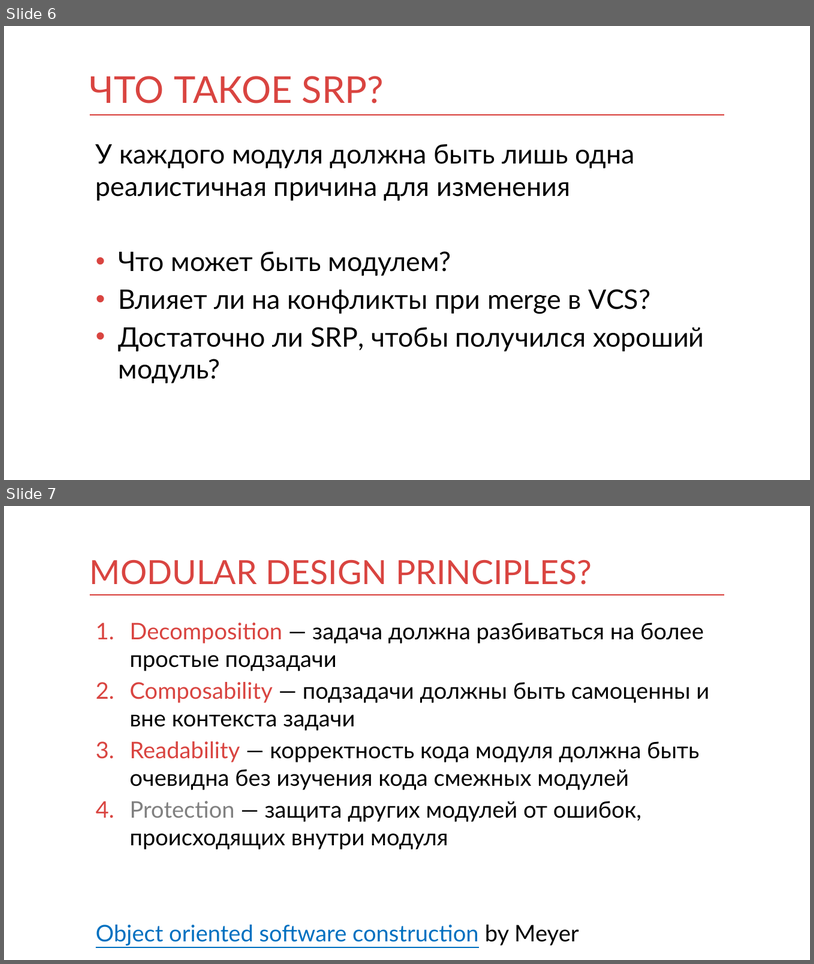
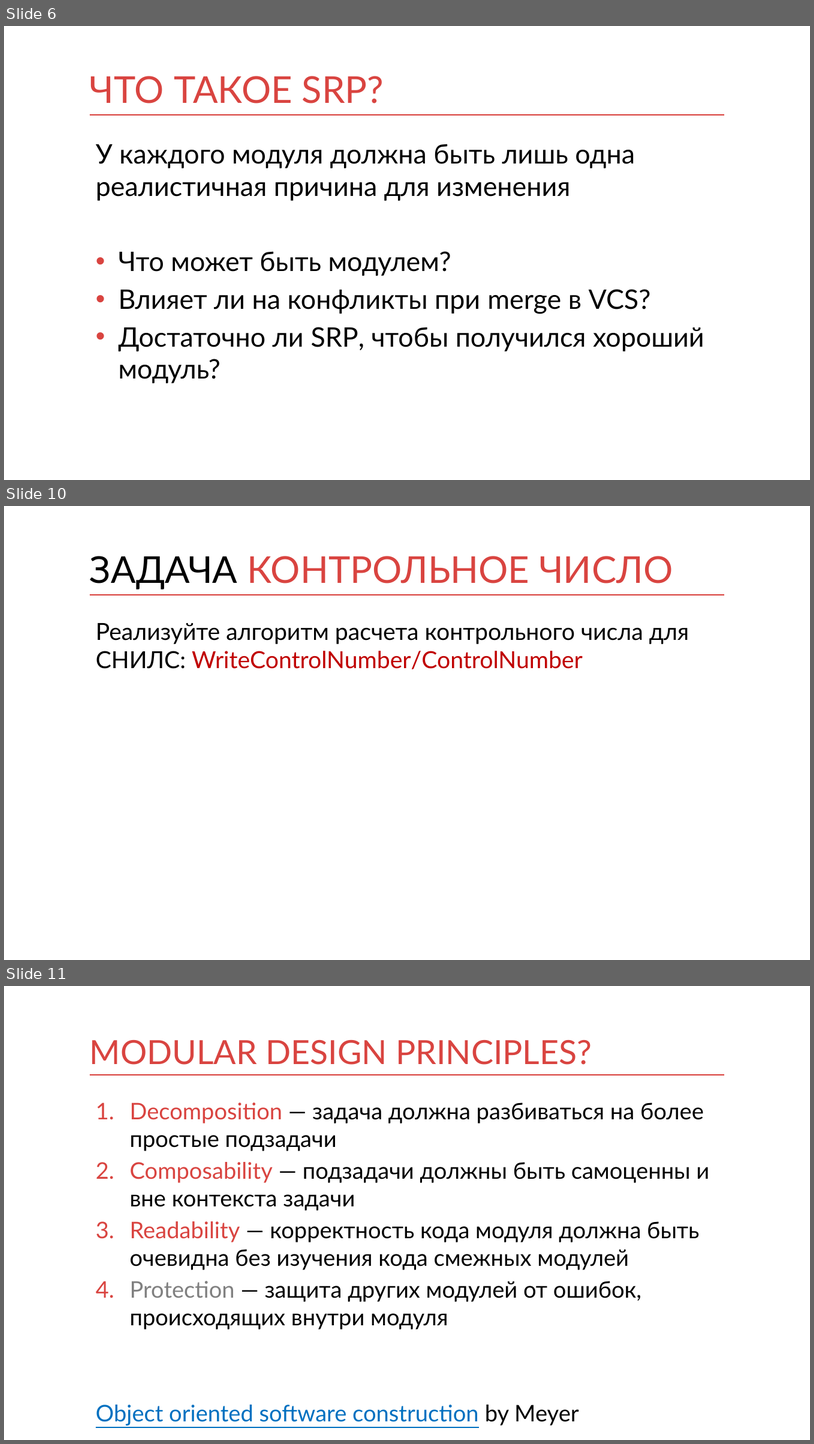
Before and after one commit to kontur-courses/clean-code, a slide deck: clean-code.pptx. Shown one above the other, each under a label of ours: slides 6 and 7 before the commit, slides 6, 10 and 11 after it; the slides between them are not shown. The pictures are 814x964 and 814x1444 pixels, drawn with LibreOffice and Linux fonts; fonts in the diff are those of the drawing. Boxes give left, top, right and bottom in pixels: in the first picture for what was removed or moved away, otherwise in the second. Text is boxed around its words. In the diff, an @@ line names an element or a change of style, - is before the commit and + after.

```diff
--- a/clean-code.pptx
+++ b/clean-code.pptx
@@ slide 10 added at <box>4,506,810,960</box>, background #FFFFFF; not listed: 1 template element that a slide beside it also shows @@
@@ title added at <box>90,556,673,589</box>, 44 pt, text #D94440 @@
+ЗАДАЧА КОНТРОЛЬНОЕ ЧИСЛО
@@ text added at <box>96,623,689,669</box>, 28 pt, text #000000 @@
+Реализуйте алгоритм расчета контрольного числа для СНИЛС: WriteControlNumber/ControlNumber
@@ what was slide 7 is now slide 11 @@
```
Also in this commit, not shown: 1 slide changed, 3 other slides added.
